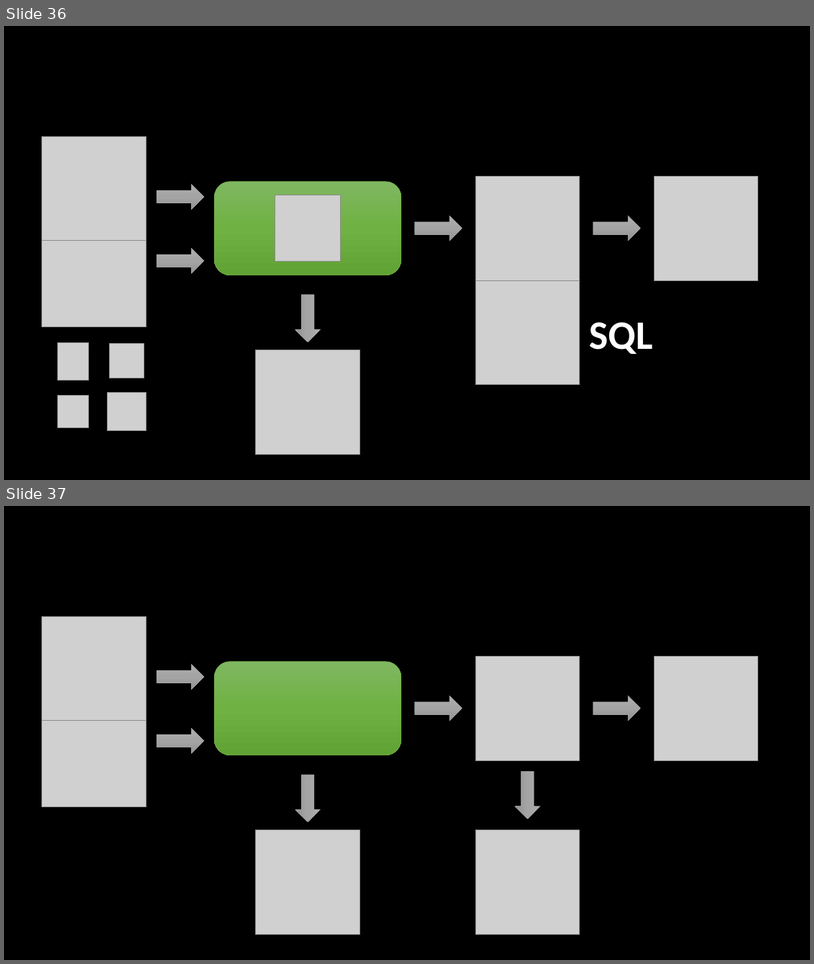
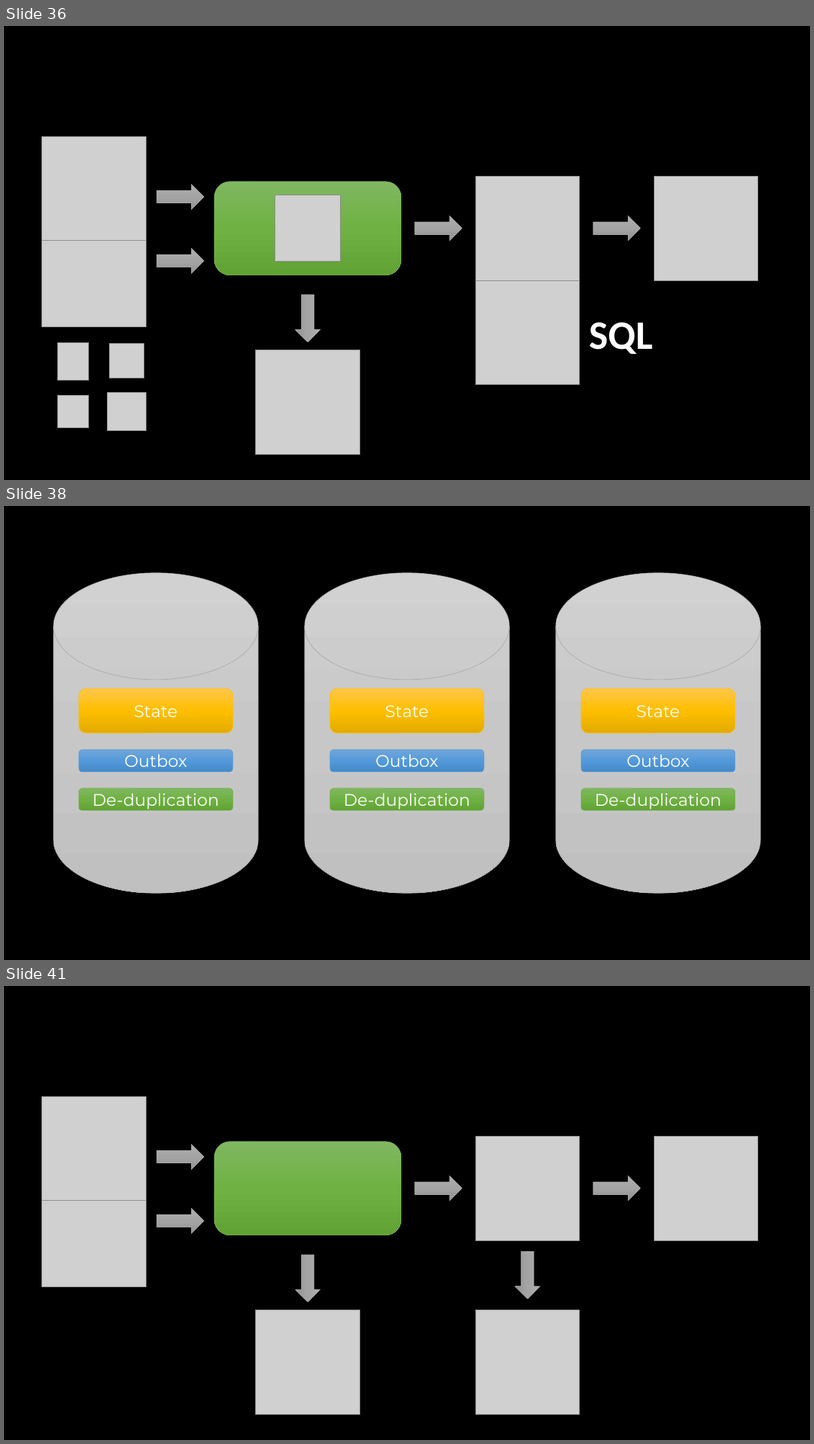
Before and after one commit to SzymonPobiega/MessagingInfrastructure, a slide deck: docs/images.pptx. Shown one above the other, each under a label of ours: slides 36 and 37 before the commit, slides 36, 38 and 41 after it; the slides between them are not shown. The pictures are 814x964 and 814x1444 pixels, drawn with LibreOffice and Linux fonts; fonts in the diff are those of the drawing; grey boxes stand for pictures. Boxes give left, top, right and bottom in pixels: in the first picture for what was removed or moved away, otherwise in the second. Text is boxed around its words. In the diff, an @@ line names an element or a change of style, - is before the commit and + after.

```diff
--- a/docs/images.pptx
+++ b/docs/images.pptx
@@ slide 38 added at (4, 506, 810, 960), background #000000 @@
@@ group added at (54, 572, 259, 893): 3 rounded rectangles, 1 cylinder @@
+State
+De-duplication
+Outbox
@@ group added at (305, 572, 509, 893): 3 rounded rectangles, 1 cylinder @@
+State
+De-duplication
+Outbox
@@ group added at (556, 572, 761, 893): 3 rounded rectangles, 1 cylinder @@
+State
+De-duplication
+Outbox
@@ what was slide 37 is now slide 41 @@
```
Also in this commit, not shown: 3 other slides added, 50 other files.
